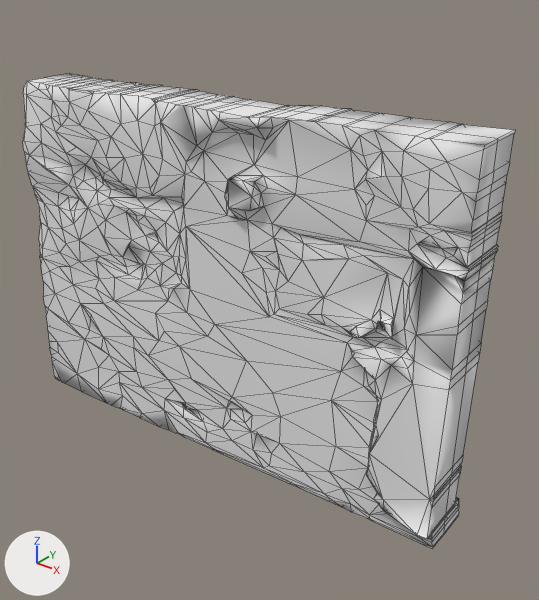
A saved change to the FBX model Assets/Prefabs/Hallways/walls/WallB.fbx.
One viewpoint serves both versions: a camera (50 mm lens) standing at (7.15, -7.8, 4.83) and looking at (0.65, 0.33, -0.2). Every picture has the same lights, and +X, +Y and +Z are marked at lower left. Mesh edges are drawn as thin lines. Materials are left out; every surface is plain grey. Where no turn or scale is listed for an object, it has been applied to the vertices.

Before the edit, the objects in view are built like this:
```python
me_3dmodel_lowpoly_004 = bpy.data.meshes.new('3DModel_LowPoly.004')
me_3dmodel_lowpoly_004.from_pydata(...)  # 1273 vertices, 2100 faces; spans x -3.9..4.02, y -0.72..0.69, z -2.89..2.84
me_3dmodel_lowpoly_004.materials.append(mat_3dmodel_lowpoly_003)
ob_wallb = bpy.data.objects.new('WallB', me_3dmodel_lowpoly_004)
ob_wallb.location = (0.0, 0.0, 0.0)
```
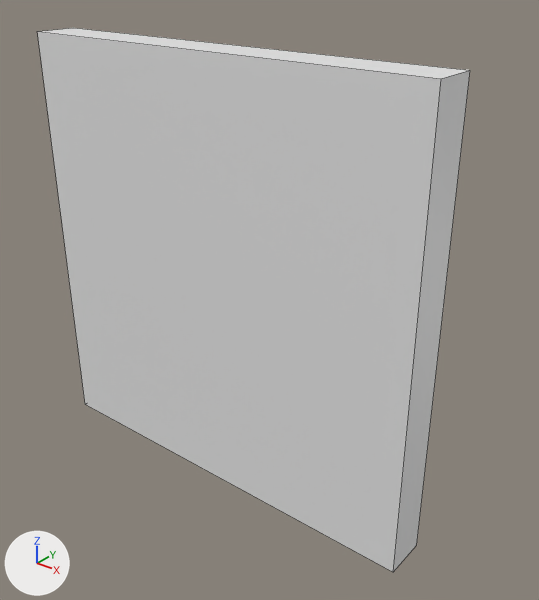
Changed parts and their boxes [x1, y1, x2, y2] in the pictures (539 x 600 px):
'WallB', reshaped (12% narrower, 14% taller)
    before: [23, 74, 515, 549]
    after: [37, 28, 470, 572]
part 1 of me_3dmodel_lowpoly_004, cut back
    before: [23, 74, 515, 549]
    after: [37, 28, 470, 572]

Patch to the scene script:
```diff
--- a/Assets/Prefabs/Hallways/walls/WallB.fbx.py
+++ b/Assets/Prefabs/Hallways/walls/WallB.fbx.py
@@ me_3dmodel_lowpoly_004 @@
 # used by ob_wallb; location = (0.0, 0.0, 0.0)
-me_3dmodel_lowpoly_004.from_pydata(...)  # 1273 vertices, 2100 faces; spans x -3.9..4.02, y -0.72..0.69, z -2.89..2.84
+me_3dmodel_lowpoly_004.from_pydata(...)  # 8 vertices, 6 faces; spans x -3.5..3.5, y -0.35..0.35, z -3.5..3.5
+# me_3dmodel_lowpoly_004 part 1: 1273 vertices removed from x -3.9..4.02, y -0.72..0.69, z -2.89..2.84; 8 vertices added at x -3.5..3.5, y -0.35..0.35, z -3.5..3.5, forming a box
+# me_3dmodel_lowpoly_004 part 2: the surface is now shaded flat
```
